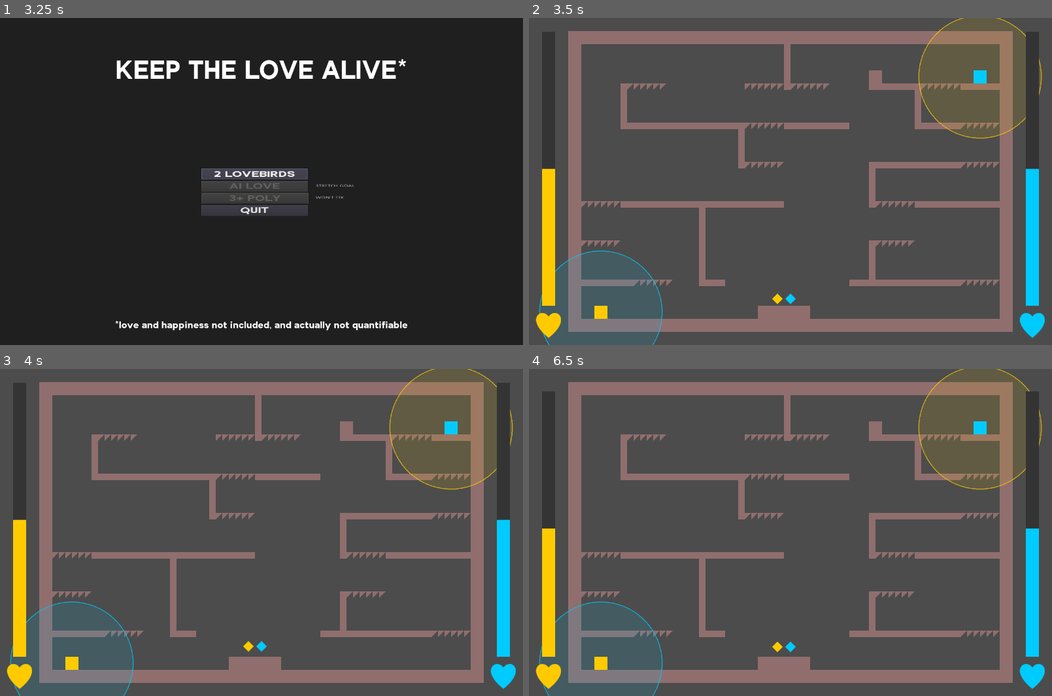
Above: before the commit, frames 1-4 (two rows, left to right).
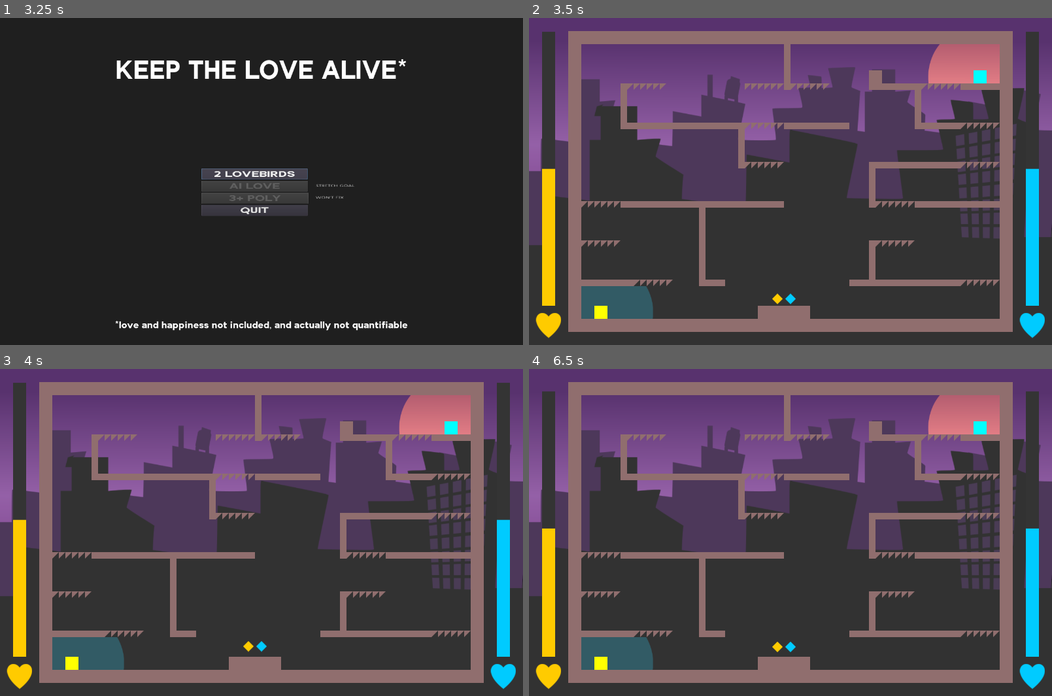
Above: after the commit, the same moments.

Repository: notapixelstudio/keep-love-alive
Game: Godot game, scene res://MainScreen.tscn
Same seed, same stepped clock (60 frames per second), same inputs: the game is played once before the commit and once after it.
Inputs:
- Up to frame 1 (3.25 s): click "OPTIONS" at 0.5 s; click "START" at 1.25 s; click "2 LOVEBIRDS" at 2 s; click "START" at 2.75 s
- Up to frame 2 (3.5 s): no input
- Up to frame 3 (4 s): no input
- Up to frame 4 (6.5 s): tap Enter at 4.25, 5.75 s; tap Space at 5 s

Frame 1 is identical in both runs. In frame 2, 63% of the frame differs, in the area x 0-100%, y 0-100%; in frame 3, 63%; in frame 4, 63%.

Commit message:
added raycasting and time limit for todos

Diff:
--- a/godot/Character.gd
+++ b/godot/Character.gd
@@ -8,13 +8,17 @@
 export var gravity = 1400
 
 var velocity = Vector2()
+onready var lover = player
 
 func _ready():
 	$Sprite.modulate = global.players[player].color
 	if player == 'p1':
+		lover = 'p2'
 		$Circle.player = 'p2'
 	else:
+		lover = 'p1'
 		$Circle.player = 'p1'
+	$Light2D.color = global.players[lover].color
 
 func _process(delta):
 	var dir_x = int(Input.is_action_pressed(player+'_right'))-int(Input.is_action_pressed(player+'_left'))
@@ -38,5 +42,47 @@
 func is_cherised():
 	for area in $CheckCherised.get_overlapping_areas():
 		if area != $Circle and area.is_in_group('cherish'):
-			return true
+			return aim(area.get_parent())
 	return false
+
+var vis_color = Color(.867, .91, .247, 0.1)
+var hit_pos = []
+var laser_color = Color(1.0, .329, .298)
+var radius = 150
+
+"""
+# in order to raycast
+func _physics_process(delta):
+	update()
+"""
+
+func aim(lover = null):
+	hit_pos = []
+	var space_state = get_world_2d().direct_space_state
+
+	var target = self if not lover else lover
+	var target_extents = target.get_node('CollisionShape2D').shape.extents - Vector2(5, 5)
+
+	var nw = target.position - target_extents
+	var se = target.position + target_extents
+	var ne = target.position + Vector2(target_extents.x, -target_extents.y)
+	var sw = target.position + Vector2(-target_extents.x, target_extents.y)
+	for pos in [target.position]:
+
+		var result = space_state.intersect_ray(position,
+				pos, [self], self.collision_mask)
+		if result:
+			hit_pos.append(result.position)
+			if result.collider.name == lover.name:
+				return true
+			else:
+				return false
+
+
+
+func _draw():
+
+	#draw_circle(Vector2(), radius, vis_color)
+	for hit in hit_pos:
+		draw_circle((hit - position).rotated(-rotation), 5, laser_color)
+		draw_line(Vector2(), (hit - position).rotated(-rotation), laser_color)
--- a/godot/Character.tscn
+++ b/godot/Character.tscn
@@ -1,8 +1,9 @@
-[gd_scene load_steps=5 format=2]
+[gd_scene load_steps=6 format=2]
 
 [ext_resource path="res://assets/character.png" type="Texture" id=1]
 [ext_resource path="res://Character.gd" type="Script" id=2]
 [ext_resource path="res://Circle.tscn" type="PackedScene" id=3]
+[ext_resource path="res://assets/img/circle-256.png" type="Texture" id=4]
 
 [sub_resource type="RectangleShape2D" id=1]
 extents = Vector2( 16, 16 )
@@ -10,7 +11,16 @@
 [node name="Character" type="KinematicBody2D"]
 script = ExtResource( 2 )
 
+[node name="Light2D" type="Light2D" parent="."]
+modulate = Color( 0.435294, 0.0509804, 0.0509804, 1 )
+texture = ExtResource( 4 )
+color = Color( 1, 0.968627, 0.968627, 1 )
+shadow_enabled = true
+shadow_color = Color( 0.0745098, 0.00784314, 0.00784314, 0 )
+shadow_filter = 2
+
 [node name="Circle" parent="." instance=ExtResource( 3 )]
+visible = false
 
 [node name="CollisionShape2D" type="CollisionShape2D" parent="."]
 shape = SubResource( 1 )
--- a/godot/GameOver.gd
+++ b/godot/GameOver.gd
@@ -6,3 +6,11 @@
 
 func start():
 	visible = true
+
+
+func _on_Retry_pressed():
+	get_tree().change_scene("res://World.tscn")
+
+
+func _on_BackMenu_pressed():
+	get_tree().change_scene("res://MainScreen.tscn")
--- a/godot/GameOver.tscn
+++ b/godot/GameOver.tscn
@@ -35,6 +35,9 @@
 margin_bottom = -193.5
 custom_fonts/font = SubResource( 1 )
 text = "LOVE HURTS"
+__meta__ = {
+"_edit_use_anchors_": false
+}
 
 [node name="AnimationPlayer" type="AnimationPlayer" parent="."]
 
@@ -57,9 +60,11 @@
 custom_fonts/font = SubResource( 2 )
 text = "TRY AGAIN"
 
-[node name="Retry2" type="Button" parent="VBoxContainer"]
+[node name="BackMenu" type="Button" parent="VBoxContainer"]
 margin_top = 49.0
 margin_right = 251.0
 margin_bottom = 94.0
 custom_fonts/font = SubResource( 2 )
 text = "BACK TO MENU"
+[connection signal="pressed" from="VBoxContainer/Retry" to="." method="_on_Retry_pressed"]
+[connection signal="pressed" from="VBoxContainer/BackMenu" to="." method="_on_BackMenu_pressed"]
--- a/godot/Tileset.tres
+++ b/godot/Tileset.tres
@@ -1,12 +1,18 @@
-[gd_resource type="TileSet" load_steps=5 format=2]
+[gd_resource type="TileSet" load_steps=7 format=2]
 
 [ext_resource path="res://assets/brick.png" type="Texture" id=1]
 [ext_resource path="res://assets/onewaybrick.png" type="Texture" id=2]
 
-[sub_resource type="ConvexPolygonShape2D" id=1]
+[sub_resource type="OccluderPolygon2D" id=1]
+polygon = PoolVector2Array( 0, 0, 16, 0, 16, 16, 0, 16 )
+
+[sub_resource type="ConvexPolygonShape2D" id=2]
 points = PoolVector2Array( 16, 16, 0, 16, 0, 0, 16, 0 )
 
-[sub_resource type="ConvexPolygonShape2D" id=2]
+[sub_resource type="OccluderPolygon2D" id=4]
+polygon = PoolVector2Array( 0, 0, 16, 0, 16, 16, 0, 16 )
+
+[sub_resource type="ConvexPolygonShape2D" id=3]
 points = PoolVector2Array( 16, 16, 0, 16, 0, 0, 16, 0 )
 
 [resource]
@@ -17,17 +23,18 @@
 0/region = Rect2( 0, 0, 16, 16 )
 0/tile_mode = 0
 0/occluder_offset = Vector2( 0, 0 )
+0/occluder = SubResource( 1 )
 0/navigation_offset = Vector2( 0, 0 )
 0/shape_offset = Vector2( 0, 0 )
 0/shape_transform = Transform2D( 1, 0, 0, 1, 0, 0 )
-0/shape = SubResource( 1 )
+0/shape = SubResource( 2 )
 0/shape_one_way = false
 0/shape_one_way_margin = 1.0
 0/shapes = [ {
 "autotile_coord": Vector2( 0, 0 ),
 "one_way": false,
 "one_way_margin": 1.0,
-"shape": SubResource( 1 ),
+"shape": SubResource( 2 ),
 "shape_transform": Transform2D( 1, 0, 0, 1, 0, 0 )
 } ]
 0/z_index = 0
@@ -38,17 +45,18 @@
 1/region = Rect2( 0, 0, 16, 16 )
 1/tile_mode = 0
 1/occluder_offset = Vector2( 0, 0 )
+1/occluder = SubResource( 4 )
 1/navigation_offset = Vector2( 0, 0 )
 1/shape_offset = Vector2( 0, 0 )
 1/shape_transform = Transform2D( 1, 0, 0, 1, 0, 0 )
-1/shape = SubResource( 2 )
+1/shape = SubResource( 3 )
 1/shape_one_way = true
 1/shape_one_way_margin = 1.0
 1/shapes = [ {
 "autotile_coord": Vector2( 0, 0 ),
 "one_way": true,
 "one_way_margin": 1.0,
-"shape": SubResource( 2 ),
+"shape": SubResource( 3 ),
 "shape_transform": Transform2D( 1, 0, 0, 1, 0, 0 )
 } ]
 1/z_index = 0
--- a/godot/Todo.gd
+++ b/godot/Todo.gd
@@ -19,5 +19,7 @@
 		emit_signal('checked', self)
 		set_active(false)
 
-func activate():
+func activate(time_passed= 20):
 	set_active(true)
+	yield(get_tree().create_timer(time_passed), "timeout")
+	set_active(false)
--- a/godot/World.tscn
+++ b/godot/World.tscn
@@ -7,9 +7,20 @@
 [ext_resource path="res://World.gd" type="Script" id=5]
 [ext_resource path="res://TodoGroup.tscn" type="PackedScene" id=6]
 [ext_resource path="res://GameOver.tscn" type="PackedScene" id=7]
+[ext_resource path="res://assets/img/SkyLine.png" type="Texture" id=8]
 
 [node name="World" type="Node2D"]
 script = ExtResource( 5 )
+
+[node name="SkyLine" type="TextureRect" parent="."]
+margin_right = 1280.0
+margin_bottom = 810.0
+texture = ExtResource( 8 )
+expand = true
+stretch_mode = 7
+__meta__ = {
+"_edit_use_anchors_": false
+}
 
 [node name="Timer" type="Timer" parent="."]
 autostart = true
--- a/godot/global.gd
+++ b/godot/global.gd
@@ -1,11 +1,12 @@
 extends Node
 
-var DEFAULT_PLAYERS = {
+const DEFAULT_PLAYERS = {
 	'p1': {'life': 100, 'love': 50, 'color': Color('ffcc00')},
 	'p2': {'life': 100, 'love': 50, 'color': Color('00ccff')}
 }
 
-onready var players = DEFAULT_PLAYERS
+onready var players = DEFAULT_PLAYERS.duplicate(true)
 
 func new_game():
-	players = DEFAULT_PLAYERS
+	print(players)
+	players = DEFAULT_PLAYERS.duplicate(true)
Not shown: 1 places in godot/World.tscn that only renumber resources
Binary file added: godot/assets/img/2DLight.png
Not shown, added: godot/assets/img/2DLight.png.import
Binary file added: godot/assets/img/SkyLine.png
Not shown, added: godot/assets/img/SkyLine.png.import
Binary file added: godot/assets/img/Tileset.ico
Binary file added: godot/assets/img/circle-256.png
Not shown, added: godot/assets/img/circle-256.png.import
Binary file added: godot/assets/img/circle-64.png
Not shown, added: godot/assets/img/circle-64.png.import
Not shown, added: godot/README.md
